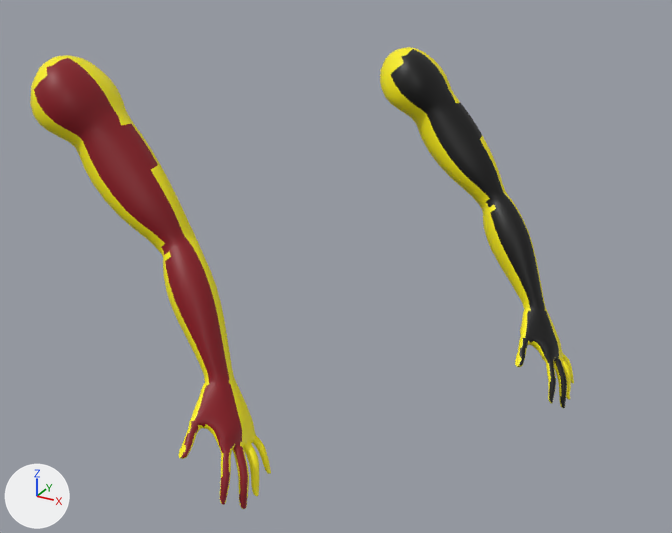
What one commit did to the Blender file Blender/Arms/Arms.blend.
The view is the same before and after, from a 50 mm lens placed at (1.0, -1.612, 0.374), pointed at (0.314, -0.364, -0.25). Lighting does not change. The marker at lower left points along +X, +Y and +Z. The older version comes first.

Before the edit, the objects in view are built like this:
```python
me_geo_finger_index_male_primitive_realistic_002 = bpy.data.meshes.new('GEO-finger_index_male_primitive_realistic.002')
me_geo_finger_index_male_primitive_realistic_002.from_pydata(...)  # 2524 vertices, 2523 faces; spans x -0.468..0.219, y -0.244..0.142, z -0.091..0.045
me_geo_finger_index_male_primitive_realistic_002.polygons.foreach_set('use_smooth', [True] * 2523)
me_geo_finger_index_male_primitive_realistic_002.materials.append(mat_material_001)  # picture img_senza_titolo_png
me_geo_finger_index_male_primitive_realistic_003 = bpy.data.meshes.new('GEO-finger_index_male_primitive_realistic.003')
me_geo_finger_index_male_primitive_realistic_003.from_pydata(...)  # 2524 vertices, 2523 faces; spans x -0.468..0.219, y -0.244..0.142, z -0.091..0.045
me_geo_finger_index_male_primitive_realistic_003.polygons.foreach_set('use_smooth', [True] * 2523)
me_geo_finger_index_male_primitive_realistic_003.materials.append(mat_material_001)  # picture img_senza_titolo_png
ob_geo_finger_index_male_primitive_realistic_l_002 = bpy.data.objects.new('GEO-finger_index_male_primitive_realistic.L.002', me_geo_finger_index_male_primitive_realistic_002)
ob_geo_finger_index_male_primitive_realistic_l_002.location = (0.533, -0.081, -0.357)
ob_geo_finger_index_male_primitive_realistic_l_002.rotation_euler = (-0.691, 0.779, -0.949)  # degrees (-40, 45, -54)
ob_geo_finger_index_male_primitive_realistic_l_003 = bpy.data.objects.new('GEO-finger_index_male_primitive_realistic.L.003', me_geo_finger_index_male_primitive_realistic_003)
ob_geo_finger_index_male_primitive_realistic_l_003.location = (0.224, -0.655, -0.304)
ob_geo_finger_index_male_primitive_realistic_l_003.rotation_euler = (-0.691, 0.779, -0.949)  # degrees (-40, 45, -54)
```
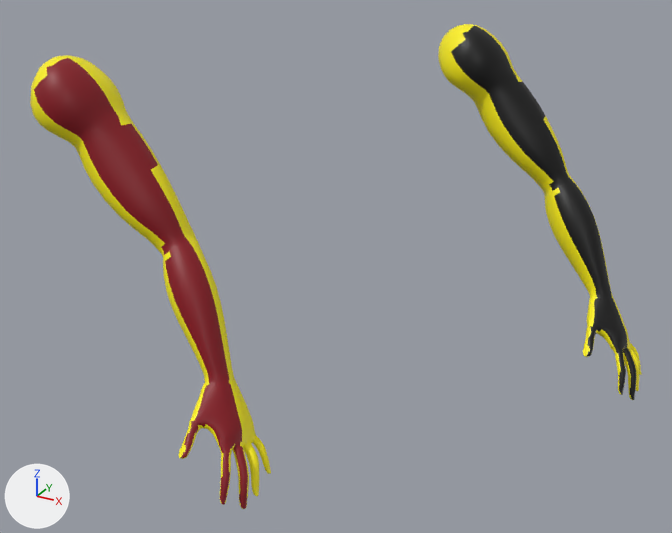
The edits, one by one:
Object 'GEO-finger_index_male_primitive_realistic.L.002' (ob_geo_finger_index_male_primitive_realistic_l_002) moves from (0.533, -0.081, -0.357) to (0.65, -0.081, -0.305).

Pixel boxes [x1, y1, x2, y2] of what changed, in the pictures (672 x 533 px):
'GEO-finger_index_male_primitive_realistic.L.002', moved: before [380, 47, 574, 408]; after [438, 24, 642, 400]
